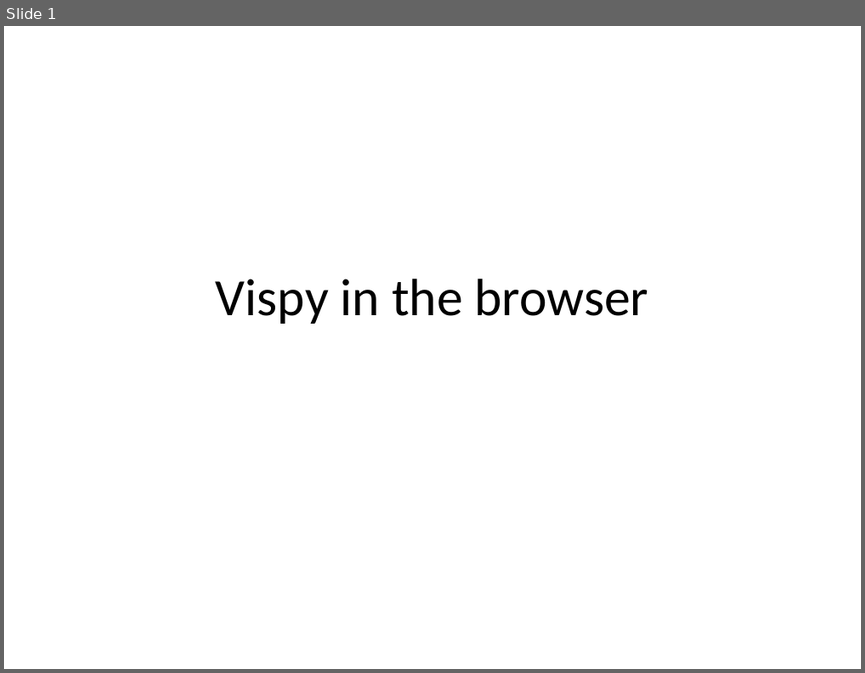
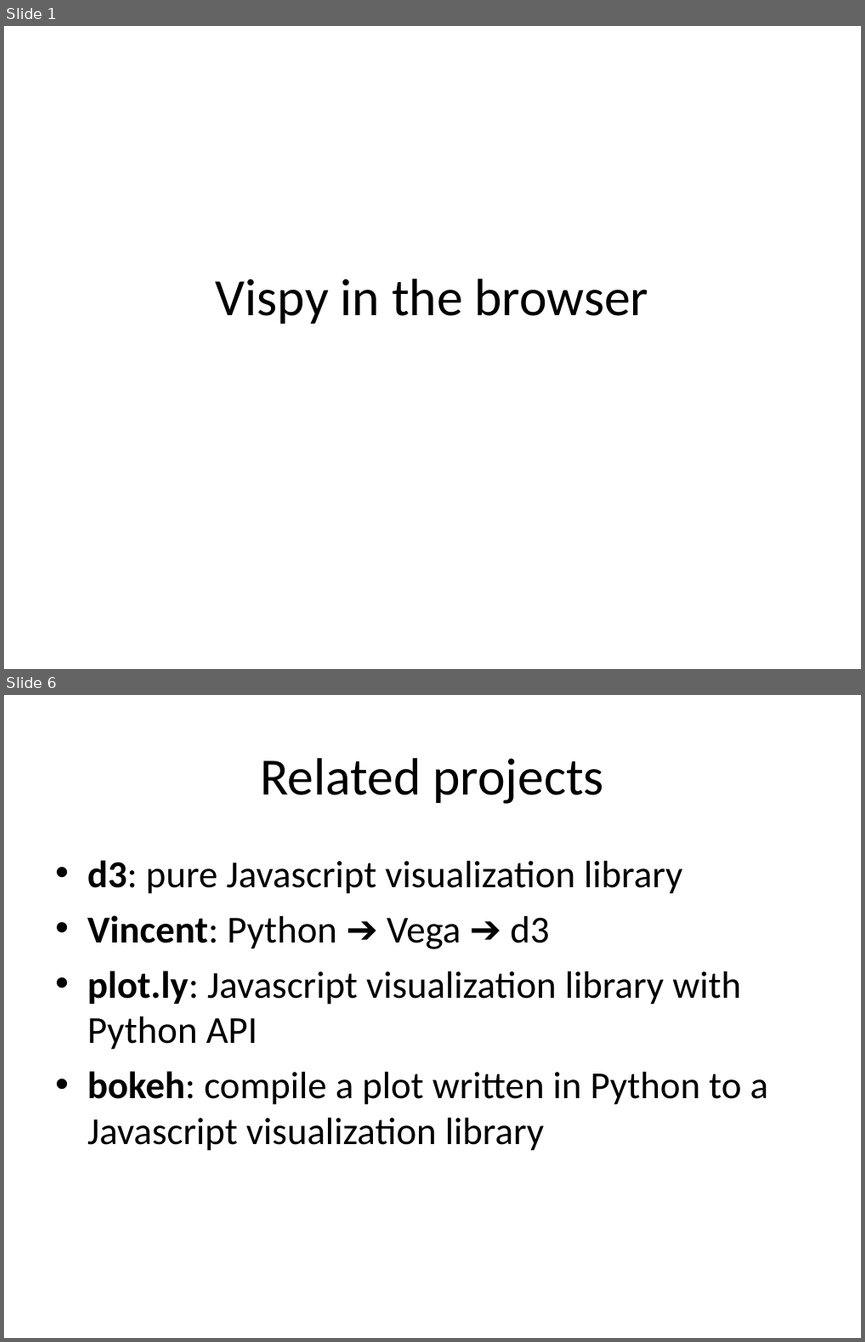
Before and after one commit to vispy/codecamp-esrf-2014, a slide deck: cr/4-webgl/webgl.ppt. Shown one above the other, each under a label of ours: slide 1 before the commit, slides 1 and 6 after it; the slides between them are not shown. The pictures are 865x673 and 865x1342 pixels, drawn with LibreOffice and Linux fonts; fonts in the diff are those of the drawing. Boxes give left, top, right and bottom in pixels: in the first picture for what was removed or moved away, otherwise in the second. Text is boxed around its words. In the diff, an @@ line names an element or a change of style, - is before the commit and + after.

```diff
--- a/cr/4-webgl/webgl.ppt
+++ b/cr/4-webgl/webgl.ppt
@@ slide 6 added at (4,695,861,1338), background #FFFFFF @@
@@ title added at (261,758,604,804), 44 pt, text #000000 @@
+Related projects
@@ text added at (87,860,768,1151), 32 pt, text #000000 @@
+• d3: pure Javascript visualization library
+• Vincent: Python ➔ Vega ➔ d3
+• plot.ly: Javascript visualization library with Python API
+• bokeh: compile a plot written in Python to a Javascript visualization library
```
Also in this commit, not shown: 30 other slides added.
